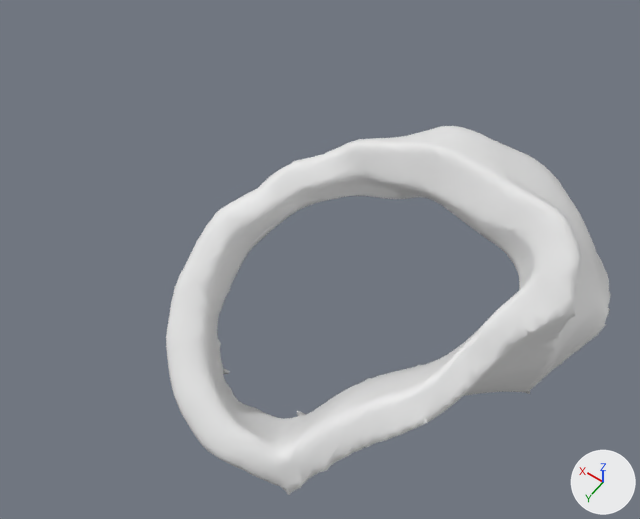
The glTF model assets/anatomy/default/mesh_pulmonary_artery.glb, before and after one commit.
Both versions are drawn from a 50 mm lens placed at (-39.1, 40.4, 121.6), pointed at (-13.0, 3.9, 64.2). Every picture has the same lights, and +X, +Y and +Z are marked at lower right. The first picture is the older version.

Script lines for the objects in view, before the commit:
```python
me_pulmonary_artery = bpy.data.meshes.new('pulmonary_artery')
me_pulmonary_artery.from_pydata(...)  # 2997 vertices, 6000 faces; spans x -33.9..2.4, y -19.4..17.1, z 40.1..66.3
ob_pulmonary_artery = bpy.data.objects.new('pulmonary_artery', me_pulmonary_artery)
ob_pulmonary_artery.location = (0.0, 0.0, 0.0)
```
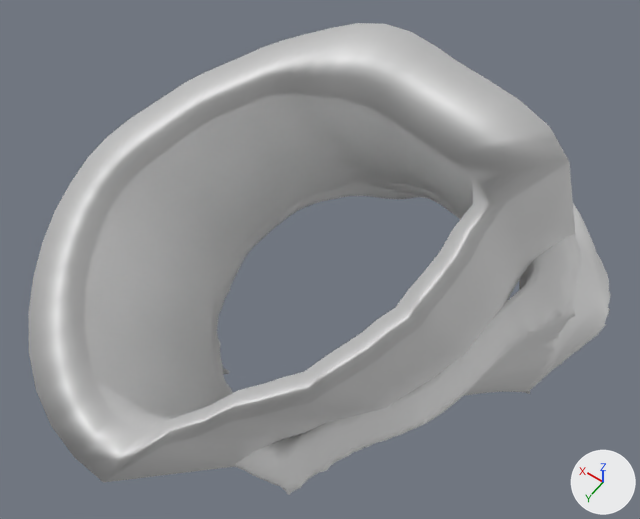
Location of each change, [x1, y1, x2, y2] in pixels of the pictures (640 x 519 px):
'pulmonary_artery', reshaped (31% wider, 28% taller)
    before: [166, 126, 611, 495]
    after: [28, 23, 611, 495]
part 1 of me_pulmonary_artery, added
    after: [28, 23, 575, 482]

The change in detail:
me_pulmonary_artery is used by ob_pulmonary_artery; location (0.0, 0.0, 0.0).
me_pulmonary_artery had 2997 vertices, 6000 faces and spanned x -33.9..2.4, y -19.4..17.1, z 40.1..66.3.
me_pulmonary_artery now has 3189 vertices, 6288 faces and spans x -33.9..2.4, y -19.4..28.7, z 40.1..84.9.
me_pulmonary_artery part 1: a new loose piece of 192 vertices spanning x -29.4..1.3, y -13.5..28.7, z 46.4..84.9.
